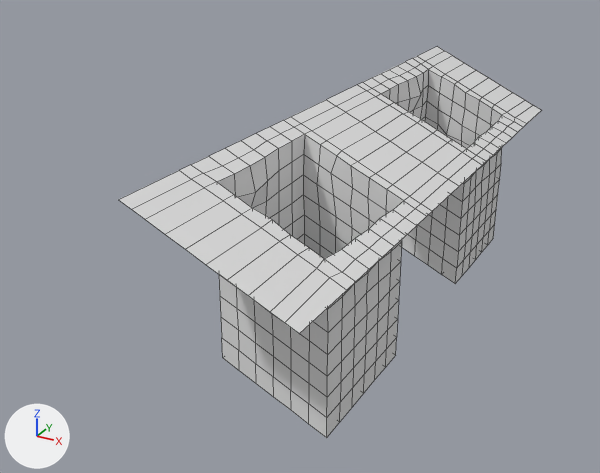
The FBX model Assets/Models/Ground Modules/Ground_Module_002.fbx, before and after one commit.
Both versions are drawn from a camera (50 mm lens) standing at (4.69, -9.22, 2.64) and looking at (-0.02, -0.65, -1.64). The axes (+X, +Y, +Z) are drawn at lower left. The lights are the same throughout. Mesh edges are drawn as thin lines. Where no turn or scale is listed for an object, it has been applied to the vertices.

The first picture shows 'Ground_Module_002'.
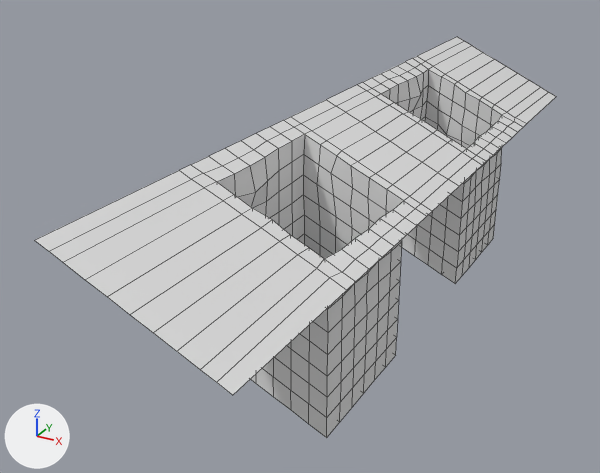
Boxes (x1, y1, x2, y2) around the edits, measured in the pictures (600 x 473 px; the box of a moved part takes in the faces that stretch with it):
'Ground_Module_002', reshaped (23% wider)
    before: (119, 46, 541, 438)
    after: (35, 37, 556, 438)
part 1 of me_plane_004, moved or reshaped
    before: (418, 46, 541, 124)
    after: (418, 37, 556, 124)
part 2 of me_plane_004, moved or reshaped
    before: (119, 171, 346, 334)
    after: (35, 171, 346, 395)

Edits to the bpy script that builds the scene:
```text
Change me_plane_004:
    where me_plane_004.from_pydata(...)  # 615 vertices, 584 faces; spans x 0.0..1.81, y -4.0..4.0, z -2.72..0.0
    used by ob_ground_module_002; location = (0.0, 0.0, 0.0)
    me_plane_004 part 1: all 11 vertices in x 0.0..1.81, y 4.0, z -0.85..0.0 are moved by (0.0, 1.0, 0.0)
    me_plane_004 part 2: all 11 vertices in x 0.0..1.81, y -4.0, z -0.85..0.0 are moved by (0.0, -1.0, 0.0)
```
